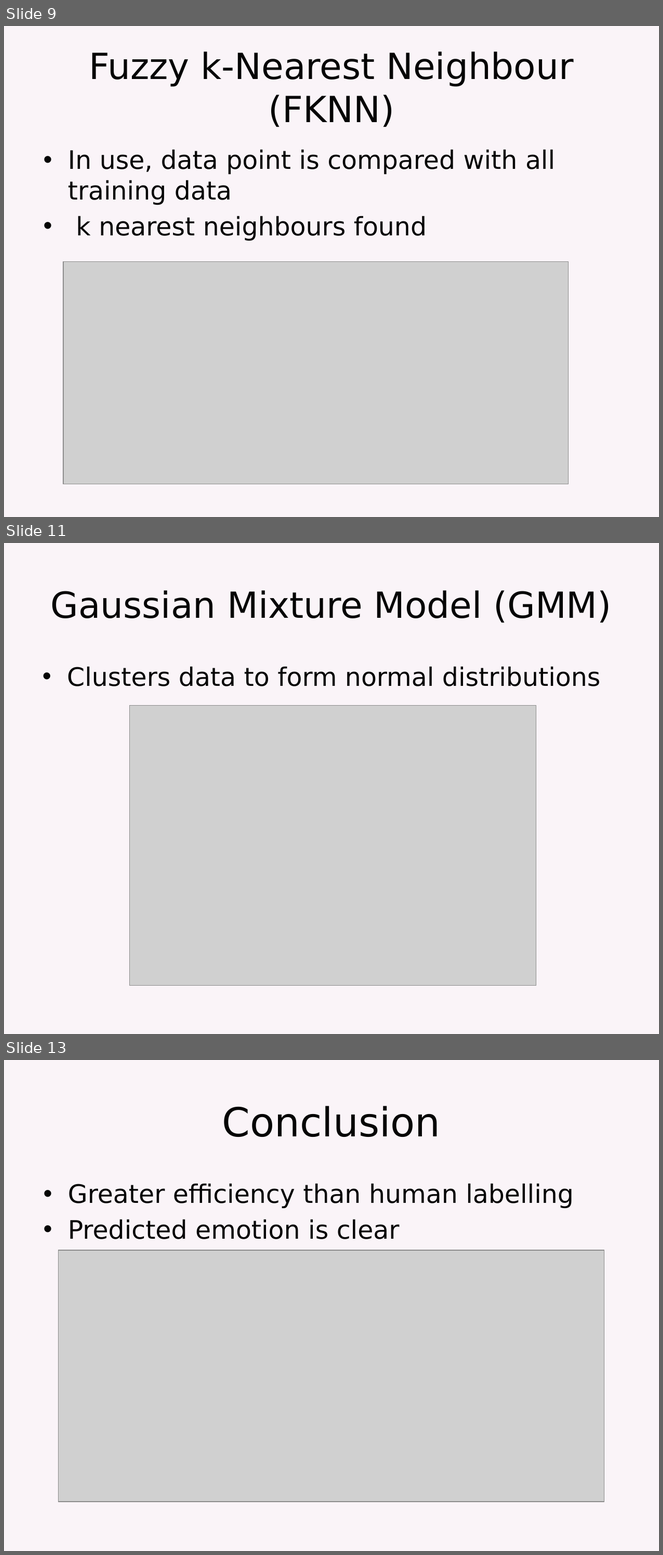
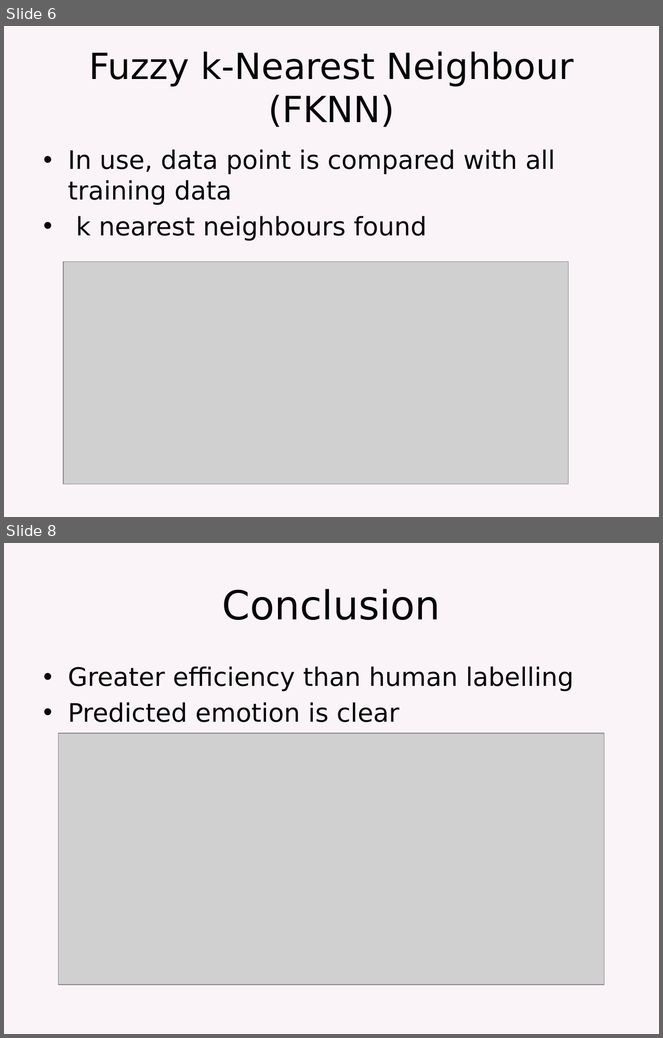
Before and after one commit to elyasaddo/MERMachineLearning, a slide deck: Classification_Elyas.pptx. Shown one above the other, each under a label of ours: slides 9, 11 and 13 before the commit, slides 6 and 8 after it; the slides between them are not shown. The pictures are 663x1555 and 663x1038 pixels, drawn with LibreOffice and Linux fonts; fonts in the diff are those of the drawing; grey boxes stand for pictures. Boxes give left, top, right and bottom in pixels: in the first picture for what was removed or moved away, otherwise in the second. Text is boxed around its words. In the diff, an @@ line names an element or a change of style, - is before the commit and + after.

```diff
--- a/Classification_Elyas.pptx
+++ b/Classification_Elyas.pptx
@@ slide 11 removed at (x1=4, y1=543, x2=659, y2=1034), background #FAF4F8 @@
@@ title removed at (x1=51, y1=590, x2=612, y2=623) @@
-Gaussian Mixture Model (GMM)
@@ text removed at (x1=67, y1=666, x2=600, y2=687) @@
-• Clusters data to form normal distributions
@@ picture removed at (x1=130, y1=705, x2=536, y2=986) @@
@@ what was slide 9 is now slide 6 @@
@@ what was slide 13 is now slide 8 @@
```
Also in this commit, not shown: 4 slides changed, 4 other slides removed.
